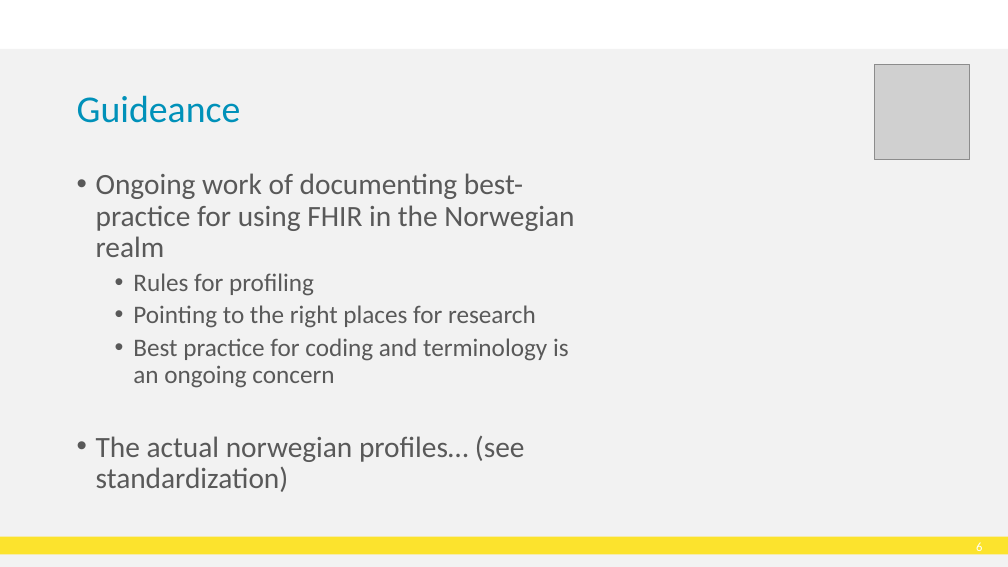
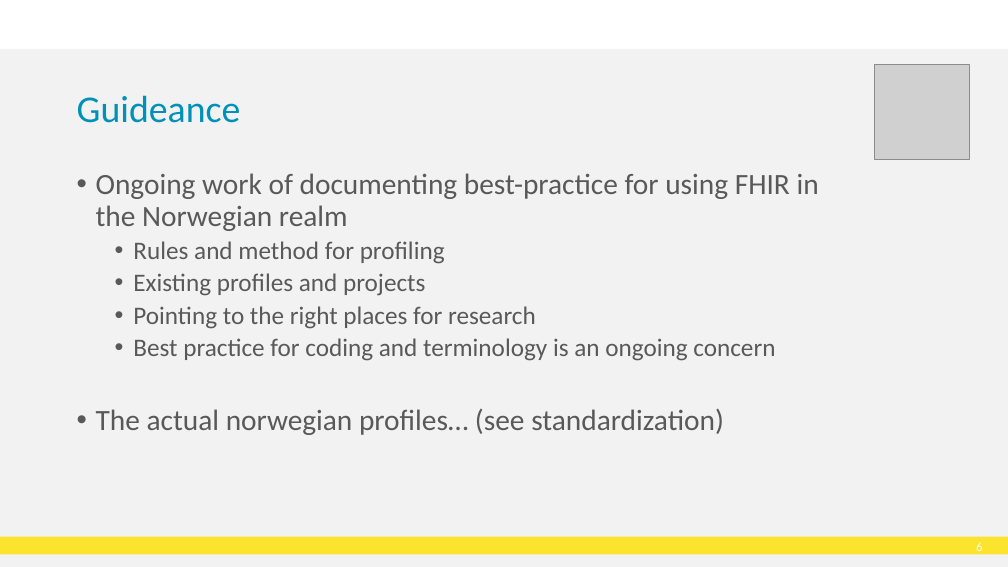
Before and after one commit to HL7Norway/best-practice, a slide deck: slide 7 of docs/presentasjoner/DD23_CT_230508_Thomas_Tveit_Rosenlund_FHIR-in-Norway.pptx. Drawn at 1008x567 pixels with LibreOffice and Linux fonts; fonts in the diff are those of the drawing; grey boxes stand for pictures; background and template pictures are left out. Boxes give left, top, right and bottom in pixels: in the first picture for what was removed or moved away, otherwise in the second. Text is boxed around its words. In the diff, an @@ line names an element or a change of style, - is before the commit and + after.

```diff
--- a/docs/presentasjoner/DD23_CT_230508_Thomas_Tveit_Rosenlund_FHIR-in-Norway.pptx
+++ b/docs/presentasjoner/DD23_CT_230508_Thomas_Tveit_Rosenlund_FHIR-in-Norway.pptx
@@ text at box(133, 241, 445, 296): text changed @@
-  • Rules for profiling
+  • Rules and method for profiling
+  • Existing profiles and projects
```
Also in this commit, not shown: 5 other slides changed, 1 slide added.
